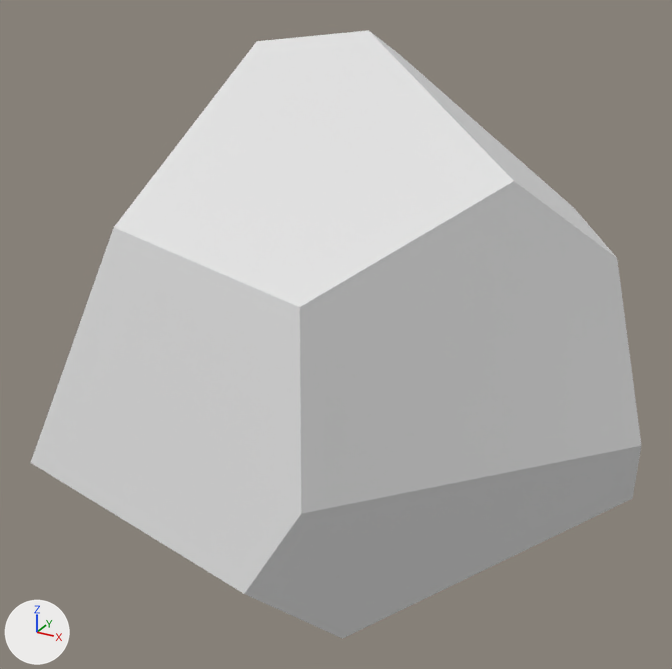
A saved change to the OBJ model assets/pieces/potato_train/potato_0253.obj.
Both versions are drawn from a 50 mm lens placed at (0.0219, -0.0387, 0.0202), pointed at (0.0014, -0.0014, 0.0016). The axes (+X, +Y, +Z) are drawn at lower left. The lights are the same throughout. The older version comes first. Where no turn or scale is listed for an object, it has been applied to the vertices.

Names of what the first picture shows: 'potato_0253'.
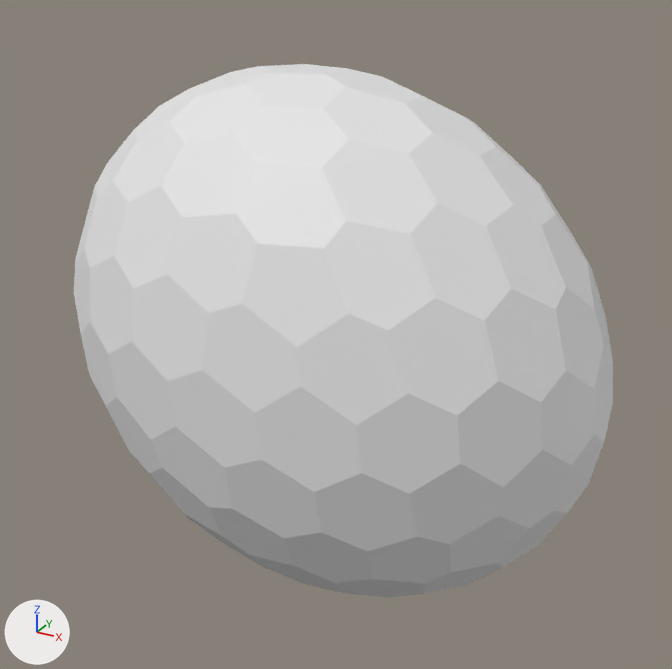
The change, as a list of edits to the scene's bpy script:
```text
Change me_potato_0253:
    used by ob_potato_0253; location = (0.0, 0.0, 0.0)
    remove me_potato_0253.from_pydata(...)  # 20 vertices, 36 faces; spans x -0.0142..0.0157, y -0.0138..0.0095, z -0.0115..0.0151
    add me_potato_0253.from_pydata(...)  # 240 vertices, 476 faces; spans x -0.0131..0.0144, y -0.0094..0.0069, z -0.0137..0.0138
    me_potato_0253 part 1: the whole mesh is rebuilt
```

Changed parts and their boxes (x1, y1, x2, y2) in the pictures (672 x 669 px):
'potato_0253', reshaped (12% narrower, 12% shorter)
    before: (31, 30, 641, 639)
    after: (74, 64, 613, 598)
